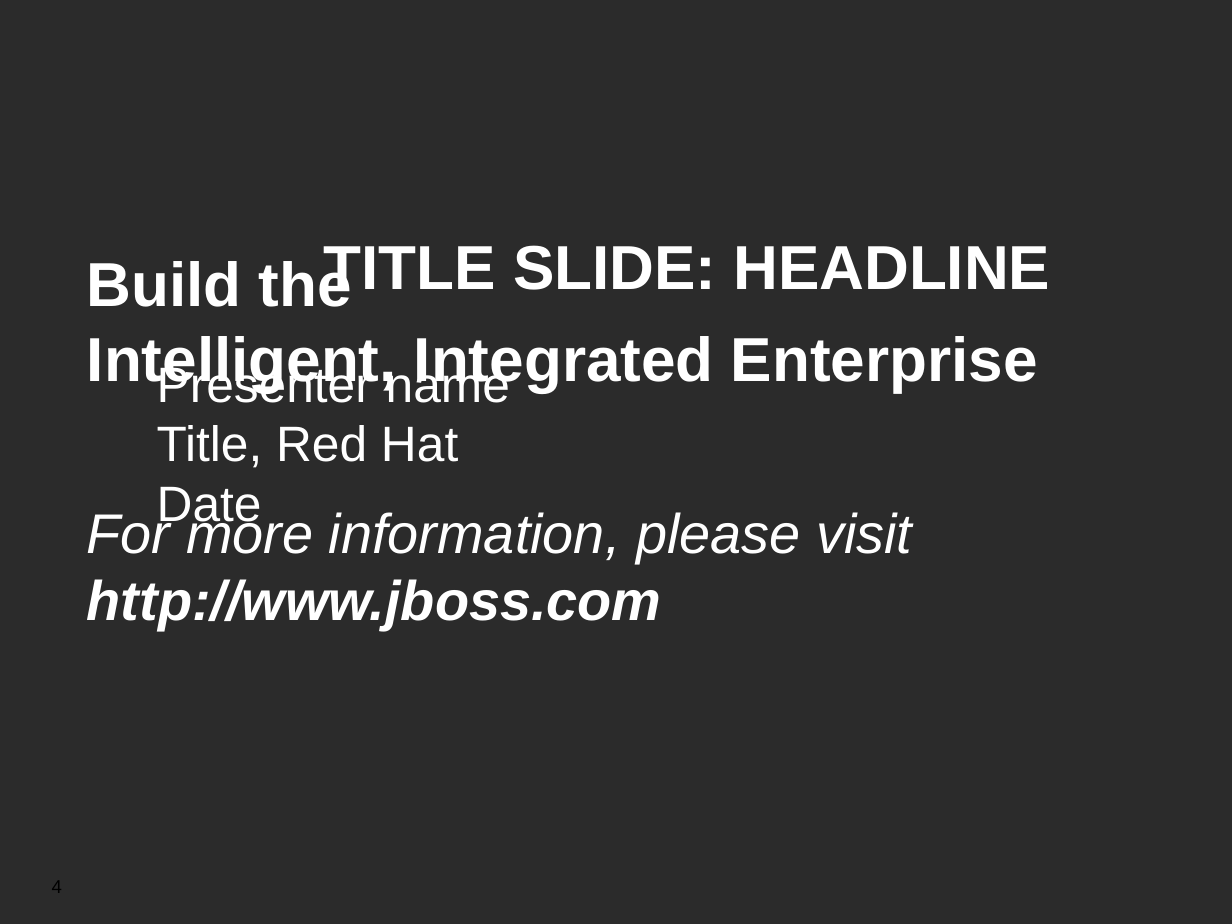
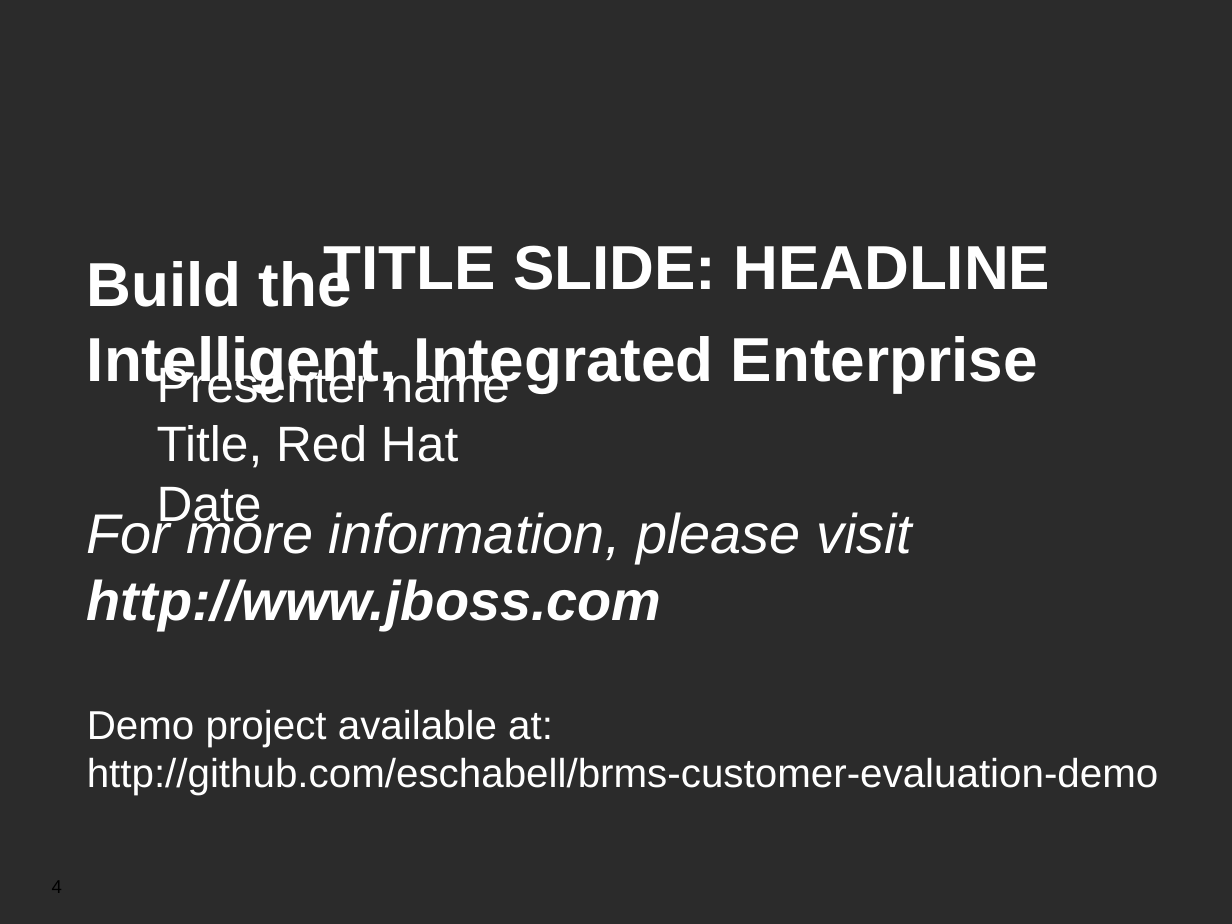
Before and after one commit to jbossdemocentral/brms-customer-evaluation-demo, a slide deck: slide 4 of Demo Overview.odp. Drawn at 1232x924 pixels with LibreOffice and Linux fonts; fonts in the diff are those of the drawing; background and template pictures are left out; a plain dark background stands for a picture behind light text. Boxes give left, top, right and bottom in pixels: in the first picture for what was removed or moved away, otherwise in the second. Text is boxed around its words. In the diff, an @@ line names an element or a change of style, - is before the commit and + after.

```diff
--- a/Demo Overview.odp
+++ b/Demo Overview.odp
@@ text at [87, 709, 1159, 795]: paragraphs added @@
+Demo project available at:
+http://github.com/eschabell/brms-customer-evaluation-demo
```
Also in this commit, not shown: 1 other slide changed, 1 other file.
